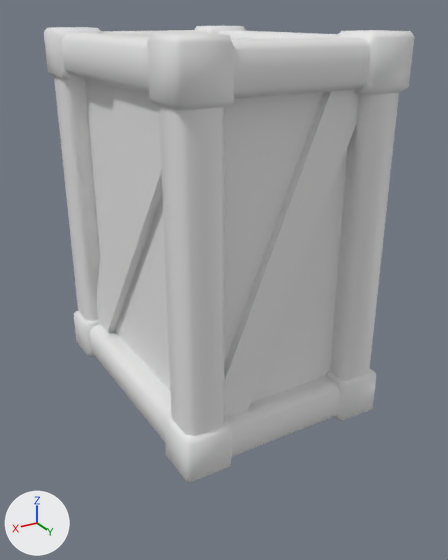
A saved change to the FBX model res/models/Modele_Mati/Meble/Skrzynia3.fbx.
The view is the same before and after, from a 50 mm camera at (0.0351, 0.0664, 0.0313) aimed at (-0.0022, 0.0042, 0.0002). Lighting does not change. The marker at lower left points along +X, +Y and +Z. Where no turn or scale is listed for an object, it has been applied to the vertices.

Before the edit, the objects in view are built like this:
```python
me_skrzynia3_001 = bpy.data.meshes.new('Skrzynia3.001')
me_skrzynia3_001.from_pydata(...)  # 420 vertices, 836 faces; spans x -0.0128..0.0128, y -0.0128..0.022, z -0.0128..0.0297
ob_skrzynia3 = bpy.data.objects.new('Skrzynia3', me_skrzynia3_001)
ob_skrzynia3.location = (0.0, 0.0, 0.0)
```
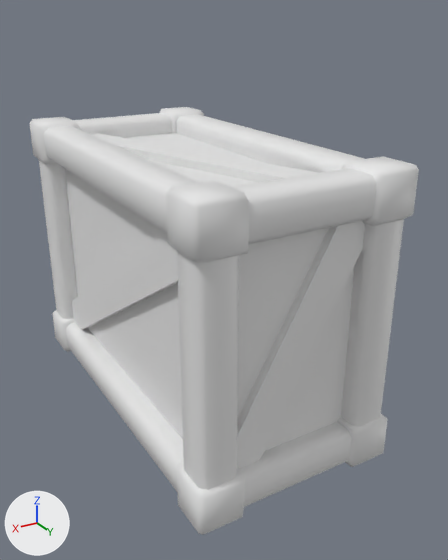
Where the change shows, as pixel boxes [x1, y1, x2, y2] in the pictures (448 x 560 px; the box of a moved part takes in the faces that stretch with it):
```json
{"object": "Skrzynia3", "change": "reshaped", "before": [44, 26, 414, 482], "after": [30, 107, 419, 535], "on screen": "6% shorter"}
{"part": 1, "of": "me_skrzynia3_001", "change": "moved or reshaped", "before": [44, 26, 246, 80], "after": [30, 107, 204, 165]}
{"part": 2, "of": "me_skrzynia3_001", "change": "moved or reshaped", "before": [54, 77, 107, 357], "after": [39, 160, 81, 352]}
{"part": 3, "of": "me_skrzynia3_001", "change": "moved or reshaped", "before": [62, 30, 414, 333], "after": [44, 114, 419, 330]}
{"part": 4, "of": "me_skrzynia3_001", "change": "moved or reshaped", "before": [89, 91, 399, 482], "after": [66, 219, 404, 535]}
{"part": 5, "of": "me_skrzynia3_001", "change": "moved or reshaped", "before": [86, 38, 246, 300], "after": [66, 121, 337, 301]}
```

Edits to the scene script, one JSON object a line:
```json
{"block": "me_skrzynia3_001", "where": "me_skrzynia3_001.from_pydata(...)  # 420 vertices, 836 faces; spans x -0.0128..0.0128, y -0.0128..0.022, z -0.0128..0.0297"}
{"block": "me_skrzynia3_001", "where": "# used by ob_skrzynia3; location = (0.0, 0.0, 0.0)"}
{"block": "me_skrzynia3_001", "change": "me_skrzynia3_001 part 1: all 105 vertices in x -0.0128..0.0128, y -0.0128..-0.0043, z 0.0213..0.0297 are moved by (0.0, -0.0118, -0.0121)"}
{"block": "me_skrzynia3_001", "change": "me_skrzynia3_001 part 2: all 105 vertices in x -0.0128..0.0128, y -0.0128..-0.0043, z -0.0128..-0.0043 are moved by (0.0, -0.0118, -0.0049)"}
{"block": "me_skrzynia3_001", "change": "me_skrzynia3_001 part 3: all 101 vertices in x -0.0128..0.0128, y 0.0165..0.022, z 0.0213..0.0297 are moved by (0.0, 0.0025, -0.0121)"}
{"block": "me_skrzynia3_001", "change": "me_skrzynia3_001 part 4: all 101 vertices in x -0.0128..0.0128, y 0.0165..0.022, z -0.0128..-0.0043 are moved by (0.0, 0.0025, -0.0049)"}
{"block": "me_skrzynia3_001", "change": "me_skrzynia3_001 part 5: all 4 vertices in x -0.0077..0.0107, y 0.0043, z 0.0247..0.0277 are moved by (0.0, 0.0118, -0.0121)"}
```
